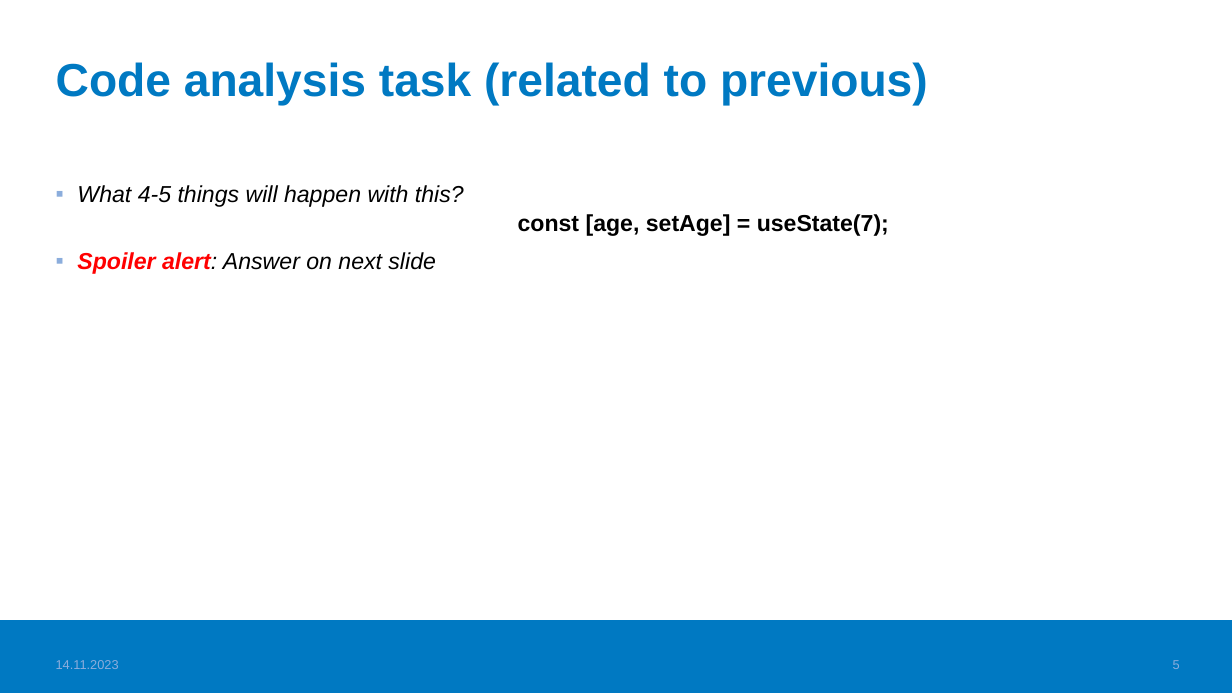
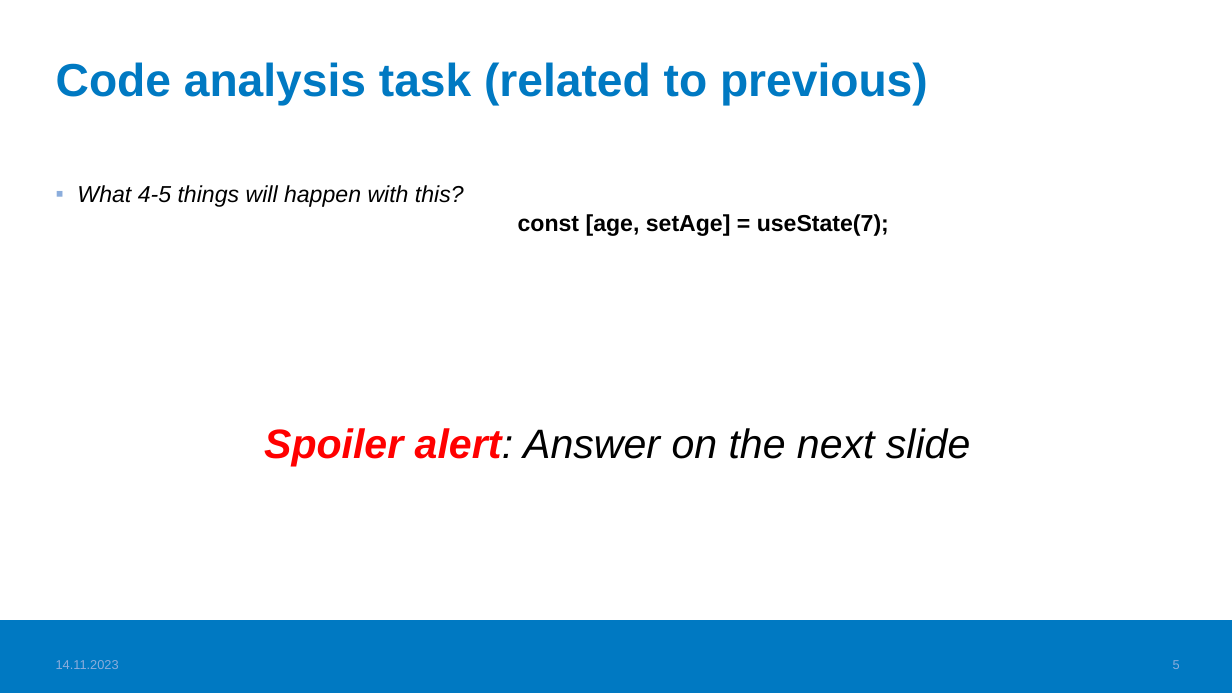
Before and after one commit to valju/docs_frontend_design, a slide deck: slide 5 of FrontendStuff_ForExam.pptx. Drawn at 1232x693 pixels with LibreOffice and Linux fonts; fonts in the diff are those of the drawing; background and template pictures are left out. Boxes give left, top, right and bottom in pixels: in the first picture for what was removed or moved away, otherwise in the second. Text is boxed around its words. In the diff, an @@ line names an element or a change of style, - is before the commit and + after.

```diff
--- a/FrontendStuff_ForExam.pptx
+++ b/FrontendStuff_ForExam.pptx
@@ text at [264, 428, 970, 466]: text changed; size 18 to 32 pt @@
-▪ Spoiler alert: Answer on next slide
+Spoiler alert: Answer on the next slide
```
Also in this commit, not shown: 8 other slides changed, 1 other file.
